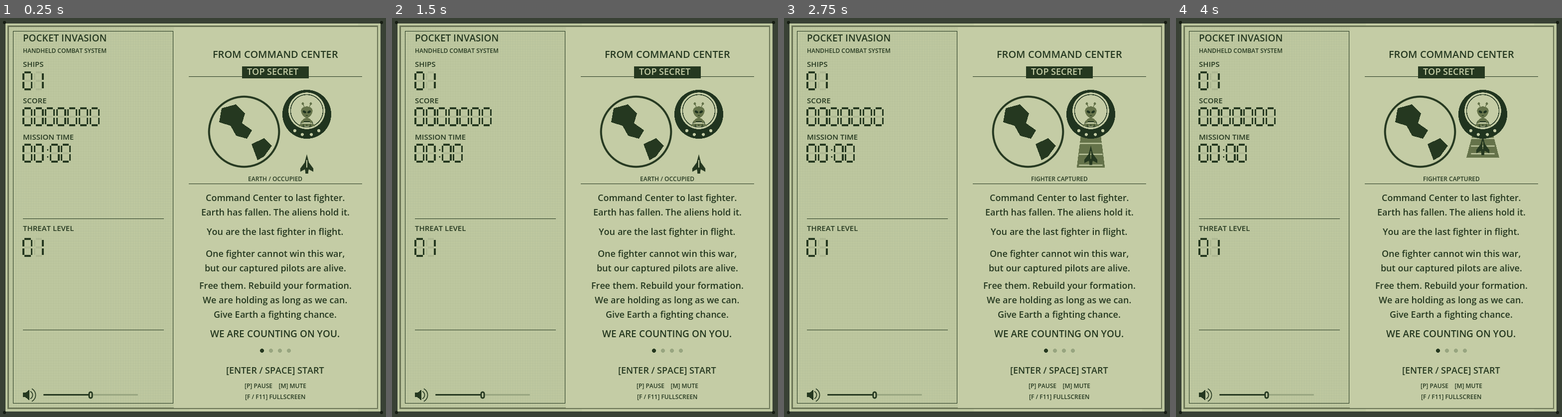
Above: before the commit, frames 1-4 (left to right).
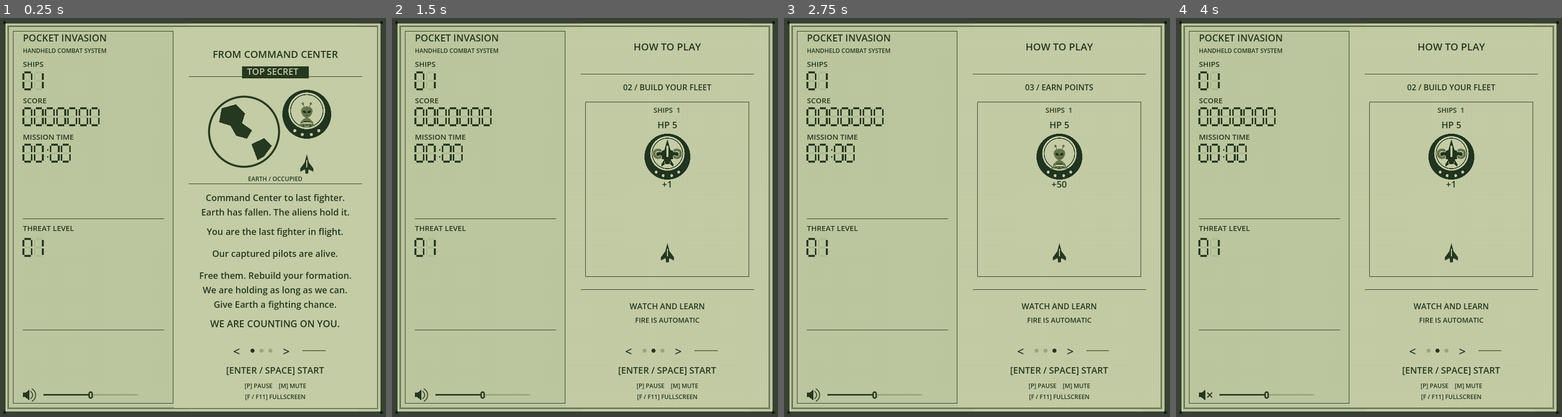
Above: after the commit, the same moments.

Repository: barmassimo/pocket-invasion
Game: Godot game, scene res://scenes/main.tscn
The game is run twice, just before and just after one commit, with the same random seed, the same clock (stepped at 60 frames per second) and the same inputs.
Inputs (mouse positions are in pixels of both pictures, inside the frame that each line leads up to; where the layout moved, square brackets give the same spot in the first picture):
- Up to frame 1 (0.25 s): no input
- Up to frame 2 (1.5 s): click (642, 349) at 0.52 s; click (654, 349) at 1.27 s
- Up to frame 3 (2.75 s): click (1054, 349) at 2.02 s
- Up to frame 4 (4 s): click (1206, 393) at 2.77 s; click (1411, 353) [1206, 393] at 3.5 s

The runs differ from the first frame. In frame 1, 2.6% of the frame differs, in the area x 51-91%, y 58-85%; in frame 2, 6.4%; in frame 3, 6.7%, in the area x 45-98%, y 2-98%; in frame 4, 6.7%.

Commit message:
Refine briefing and manual carousel navigation

Diff:
--- a/game/scripts/attract_demo.gd
+++ b/game/scripts/attract_demo.gd
@@ -6,7 +6,7 @@
 const PAPER := Color("c4cca5")
 const Art = preload("res://scripts/target_art.gd")
 const LESSON_SECONDS: float = 9.0
-const LOOP_SECONDS: float = LESSON_SECONDS * 3.0
+const LOOP_SECONDS: float = LESSON_SECONDS * 2.0
 var clock: float = 0.0
 var font := SystemFont.new()
 
@@ -51,31 +51,25 @@
 func _draw() -> void:
 	var lesson: int = floori(clock / LESSON_SECONDS)
 	var time: float = fposmod(clock, LESSON_SECONDS)
-	# Hold the result completely still for the last three seconds of each lesson.
+	# Hold each result completely still for the last three seconds.
 	var action: float = minf(time, 6.0)
 	text_at(0, "HOW TO PLAY", 20)
 	draw_line(Vector2(0, 48), Vector2(348, 48), INK)
-	text_at(80, ["02 / BUILD YOUR FLEET", "03 / EARN POINTS", "04 / WATCH YOUR HULL"][lesson], 16)
+	text_at(80, ["02 / BUILD YOUR FLEET", "03 / EARN POINTS"][lesson], 16)
 	draw_rect(Rect2(10, 104, 328, 350), INK, false)
 	draw_set_transform(Vector2(34, 0))
-	if lesson < 2:
-		draw_shooting(action, lesson)
-	else:
-		draw_contact(action)
+	draw_shooting(action, lesson)
 	draw_set_transform(Vector2.ZERO)
 	draw_line(Vector2(0, 480), Vector2(348, 480), INK)
 	if time >= 5.5:
 		var lines: Array = [
 			["BREAK THE CAPTURE SHIP.", "TOUCH THE FREE FIGHTER", "TO REBUILD YOUR FLEET."],
-			["BREAK ALIEN SHIPS", "TO EARN POINTS.", "HP = HITS REMAINING"],
-			["AVOID INTACT TARGETS.", "ONLY SHIPS THEY TOUCH", "ARE LOST. KEEP MOVING!"]][lesson]
+			["BREAK ALIENS FOR POINTS.", "CONTACT ONLY DESTROYS", "THE SHIPS IT TOUCHES."]][lesson]
 		for i: int in range(lines.size()):
 			text_at(512 + i * 25, lines[i], 16)
 	else:
 		text_at(519, "WATCH AND LEARN", 16)
-		text_at(546, "FIRE IS AUTOMATIC" if lesson < 2 else "MOVE [W][A][S][D] / [ARROWS]", 14)
-	for i: int in range(4):
-		draw_circle(Vector2(147 + i * 18, 602), 4, INK if i == lesson + 1 else Color("98a580"))
+		text_at(546, "FIRE IS AUTOMATIC", 14)
 	text_at(648, "[ENTER / SPACE] START", 18)
 	text_at(677, "[P] PAUSE    [M] MUTE", 12)
 	text_at(699, "[F / F11] FULLSCREEN", 12)
@@ -117,19 +111,3 @@
 		if time >= 4.9:
 			action_text(312, "+50 POINTS", 21)
 	action_text(125, "SHIPS  %d" % (2 if kind == 0 and time >= 5.5 else 1), 14)
-
-func draw_contact(time: float) -> void:
-	# Keep the reward label above the panel border, including the final hold.
-	var y: float = lerpf(210, 370, smoothstep(0.7, 4.2, time))
-	# Both ships share the player's formation movement; only the left hull is hit.
-	var dodge: float = smoothstep(0.7, 2.8, time) * 45
-	if time < 5.3:
-		target(Vector2(104, y), 5, 1)
-	if time < 3.0:
-		ship(Vector2(104 + dodge, 382))
-	elif time < 3.8:
-		explosion(Vector2(104 + dodge, 382), (time - 3.0) / 0.8)
-	ship(Vector2(140 + dodge, 382))
-	if time >= 4.4:
-		action_text(240, "1 SHIP LOST", 20)
-		action_text(271, "1 SHIP SURVIVES", 16)
--- a/game/scripts/checks.gd
+++ b/game/scripts/checks.gd
@@ -209,17 +209,33 @@
 	game._unhandled_key_input(control_key)
 	check(game.lcd.intro.visible and game.lcd.attract_clock == 0.0, "D no longer skips the briefing")
 	game.lcd.set_process(false)
-	for page: int in range(3):
-		game.lcd._process(11.0 if page == 0 else 9.0)
+	check(is_equal_approx(game.lcd.page_remaining_fraction(), 1.0), "Briefing countdown starts full")
+	game.lcd._process(6.5)
+	check(game.lcd.current_page() == 0 and is_equal_approx(game.lcd.page_remaining_fraction(), 0.5), "Briefing countdown drains over thirteen seconds")
+	control_key.keycode = KEY_RIGHT
+	game._unhandled_key_input(control_key)
+	check(game.lcd.current_page() == 1 and is_equal_approx(game.lcd.page_remaining_fraction(), 1.0), "Right arrow selects the next page with a fresh countdown")
+	game.lcd._process(4.5)
+	check(is_equal_approx(game.lcd.page_remaining_fraction(), 0.5), "Manual countdown drains over nine seconds")
+	game.lcd._process(4.5)
+	check(game.lcd.current_page() == 2 and is_equal_approx(game.lcd.page_remaining_fraction(), 1.0), "Empty countdown advances to the points lesson and refills")
+	game.lcd.step_page(1)
+	check(game.lcd.current_page() == 0, "Next after the third page wraps to the briefing")
+	control_key.keycode = KEY_LEFT
+	game._unhandled_key_input(control_key)
+	check(game.lcd.current_page() == 2, "Left from the briefing wraps to the points lesson")
+	game.lcd.select_page(0)
+	for page: int in range(2):
+		game.lcd._process(13.0 if page == 0 else 9.0)
 		check(game.lcd.demo.visible and not game.lcd.intro.visible and is_equal_approx(game.lcd.demo.clock, page * 9.0), "Cycle advances to manual page %d" % (page + 2))
 		control_key.keycode = KEY_ENTER
 		game._unhandled_key_input(control_key)
 		check(game.running and not game.lcd.demo.visible and not game.lcd.intro.visible, "Enter starts from manual page %d" % (page + 2))
 		game.reset_run(false)
-		game.lcd._process(11.0 + page * 9.0)
+		game.lcd._process(13.0 + page * 9.0)
 	game.lcd._process(9.0)
-	check(game.lcd.intro.visible and not game.lcd.demo.visible and game.lcd.attract_clock == 0.0, "Four-page cycle returns to the briefing")
-	game.lcd._process(39.0)
+	check(game.lcd.intro.visible and not game.lcd.demo.visible and game.lcd.attract_clock == 0.0, "Three-page cycle returns to the briefing")
+	game.lcd._process(32.0)
 	check(is_equal_approx(game.lcd.attract_clock, 1.0) and game.squad.size() == Rules.START_SOLDIERS and game.targets.is_empty() and game.bullets.is_empty() and game.score == 0 and game.elapsed == 0.0, "Idle cycle loops without changing gameplay state")
 	game.reset_run(true, 123)
 	check(not game.lcd.demo.visible and not game.lcd.demo.is_processing() and game.lcd.demo.clock == 0.0, "Starting a run hides and resets the demonstration")
@@ -240,7 +256,7 @@
 	game._physics_process(9.99)
 	check(not game.lcd.demo.visible and frozen_target.position == frozen_position and game.elapsed == frozen_elapsed, "Final course stays frozen before ten seconds")
 	game._physics_process(0.02)
-	check(game.lcd.intro.visible and not game.lcd.demo.visible and game.lcd.is_processing() and not game.message.visible and game.lcd.attract_clock == 0.0, "Four-page cycle starts with the briefing after the ten-second hold")
+	check(game.lcd.intro.visible and not game.lcd.demo.visible and game.lcd.is_processing() and not game.message.visible and game.lcd.attract_clock == 0.0, "Three-page cycle starts with the briefing after the ten-second hold")
 	game.reset_run(true, 123)
 	game.finish()
 	game._physics_process(2.0)
--- a/game/scripts/lcd_display.gd
+++ b/game/scripts/lcd_display.gd
@@ -9,6 +9,7 @@
 const Intro = preload("res://scripts/story_intro.gd")
 const WINDOW_WIDTH: int = 775
 const PLAYFIELD_CENTER_X: float = 550.0
+const PAGE_COUNT: int = 3
 const INK := Color("253820")
 const GHOST := Color(0.16, 0.22, 0.12, 0.09)
 const DIGITS: Array[int] = [63, 6, 91, 79, 102, 109, 125, 7, 127, 111]
@@ -21,6 +22,7 @@
 var seconds: int = 0
 var muted: bool = false
 var volume_slider: HSlider
+var page_navigation: Control
 var lcd_font := SystemFont.new()
 
 func _ready() -> void:
@@ -35,6 +37,14 @@
 	intro.position = Vector2(349, 18)
 	intro.visible = false
 	add_child(intro)
+	page_navigation = Control.new()
+	page_navigation.mouse_filter = Control.MOUSE_FILTER_IGNORE
+	add_child(page_navigation)
+	page_navigation.draw.connect(draw_page_navigation)
+	add_page_button(Vector2(459, 651), Vector2(32, 32), "<", "Previous page (Left arrow)", func() -> void: step_page(-1))
+	for page: int in range(PAGE_COUNT):
+		add_page_button(Vector2(498 + page * 18, 651), Vector2(18, 32), "", "Page %d" % (page + 1), select_page.bind(page))
+	add_page_button(Vector2(559, 651), Vector2(32, 32), ">", "Next page (Right arrow)", func() -> void: step_page(1))
 	volume_slider = HSlider.new()
 	volume_slider.position = Vector2(87, 742)
 	volume_slider.size = Vector2(190, 28)
@@ -72,12 +82,58 @@
 
 func set_playing(playing: bool) -> void:
 	attract_active = not playing
+	page_navigation.visible = not playing
 	attract_clock = 0.0
 	demo.set_playing(true)
 	intro.animation_time = 0.0
 	intro.visible = not playing
+	page_navigation.queue_redraw()
 	set_process(not playing)
 	queue_redraw()
+
+func add_page_button(at: Vector2, bounds: Vector2, text: String, hint: String, action: Callable) -> void:
+	var button := Button.new()
+	button.position = at
+	button.size = bounds
+	button.text = text
+	button.tooltip_text = hint
+	button.flat = true
+	button.focus_mode = Control.FOCUS_NONE
+	button.mouse_default_cursor_shape = Control.CURSOR_POINTING_HAND
+	button.add_theme_font_override("font", lcd_font)
+	button.add_theme_font_size_override("font_size", 24)
+	for color_name: String in ["font_color", "font_hover_color", "font_pressed_color"]:
+		button.add_theme_color_override(color_name, INK)
+	for style_name: String in ["normal", "hover", "pressed", "focus"]:
+		button.add_theme_stylebox_override(style_name, StyleBoxEmpty.new())
+	button.pressed.connect(action)
+	page_navigation.add_child(button)
+
+func current_page() -> int:
+	return 0 if attract_clock < Intro.LOOP_SECONDS else 1 + floori((attract_clock - Intro.LOOP_SECONDS) / Demo.LESSON_SECONDS)
+
+func step_page(direction: int) -> void:
+	select_page(posmod(current_page() + direction, PAGE_COUNT))
+
+func select_page(page: int) -> void:
+	if not attract_active:
+		return
+	var selected: int = posmod(page, PAGE_COUNT)
+	attract_clock = 0.0 if selected == 0 else Intro.LOOP_SECONDS + (selected - 1) * Demo.LESSON_SECONDS
+	intro.animation_time = 0.0
+	_process(0.0)
+
+func page_remaining_fraction() -> float:
+	if current_page() == 0:
+		return 1.0 - attract_clock / Intro.LOOP_SECONDS
+	return 1.0 - fposmod(attract_clock - Intro.LOOP_SECONDS, Demo.LESSON_SECONDS) / Demo.LESSON_SECONDS
+
+func draw_page_navigation() -> void:
+	for page: int in range(PAGE_COUNT):
+		page_navigation.draw_circle(Vector2(507 + page * 18, 667), 4, INK if page == current_page() else Color("98a580"))
+	# A quiet, unlabelled countdown drains toward the fixed left edge.
+	page_navigation.draw_rect(Rect2(607, 666, 48, 2), Color("b0bb94"))
+	page_navigation.draw_rect(Rect2(607, 666, 48 * page_remaining_fraction(), 2), Color("65734a"))
 
 func _process(delta: float) -> void:
 	if not attract_active:
@@ -88,6 +144,7 @@
 	if demo.visible:
 		demo.clock = attract_clock - Intro.LOOP_SECONDS
 		demo.queue_redraw()
+	page_navigation.queue_redraw()
 	queue_redraw()
 
 func update_status(count: int, points: int, time: float) -> void:
--- a/game/scripts/main.gd
+++ b/game/scripts/main.gd
@@ -251,6 +251,9 @@
 	if event.keycode in [KEY_ENTER, KEY_KP_ENTER, KEY_SPACE]:
 		if not started or squad.is_empty():
 			reset_run()
+	elif event.keycode in [KEY_LEFT, KEY_RIGHT] and lcd.attract_active:
+		lcd.step_page(-1 if event.keycode == KEY_LEFT else 1)
+		get_viewport().set_input_as_handled()
 	elif event.keycode == KEY_ESCAPE:
 		var mode: DisplayServer.WindowMode = DisplayServer.window_get_mode()
 		if mode == DisplayServer.WINDOW_MODE_FULLSCREEN or mode == DisplayServer.WINDOW_MODE_EXCLUSIVE_FULLSCREEN:
--- a/game/scripts/story_intro.gd
+++ b/game/scripts/story_intro.gd
@@ -4,7 +4,7 @@
 const INK := Color("253820")
 const PAPER := Color("c4cca5")
 const Art = preload("res://scripts/target_art.gd")
-const LOOP_SECONDS: float = 11.0
+const LOOP_SECONDS: float = 13.0
 const START_DELAY: float = 1.6
 const MID := Color("65734a")
 var font := SystemFont.new()
@@ -17,9 +17,9 @@
 	paragraph(60, "FROM COMMAND CENTER", 20)
 	paragraph(347, "Command Center to last fighter.\nEarth has fallen. The aliens hold it.", 18)
 	paragraph(415, "You are the last fighter in flight.", 18)
-	paragraph(459, "One fighter cannot win this war,\nbut our captured pilots are alive.", 18)
-	paragraph(523, "Free them. Rebuild your formation.\nWe are holding as long as we can.\nGive Earth a fighting chance.", 18)
-	paragraph(620, "WE ARE COUNTING ON YOU.", 19)
+	paragraph(459, "Our captured pilots are alive.", 18)
+	paragraph(503, "Free them. Rebuild your formation.\nWe are holding as long as we can.\nGive Earth a fighting chance.", 18)
+	paragraph(600, "WE ARE COUNTING ON YOU.", 19)
 
 func _process(delta: float) -> void:
 	if not is_visible_in_tree():
@@ -56,8 +56,6 @@
 		Vector2(181, 260), Vector2(168, 267)]), INK)
 	draw_capture_sequence()
 	draw_line(Vector2(30, 315), Vector2(378, 315), INK)
-	for i: int in range(4):
-		draw_circle(Vector2(177 + i * 18, 649), 4, INK if i == 0 else Color("98a580"))
 	draw_string(font, Vector2(30, 695), "[ENTER / SPACE] START", HORIZONTAL_ALIGNMENT_CENTER, 348, 18, INK)
 	draw_string(font, Vector2(30, 724), "[P] PAUSE    [M] MUTE", HORIZONTAL_ALIGNMENT_CENTER, 348, 12, INK)
 	draw_string(font, Vector2(30, 746), "[F / F11] FULLSCREEN", HORIZONTAL_ALIGNMENT_CENTER, 348, 12, INK)
